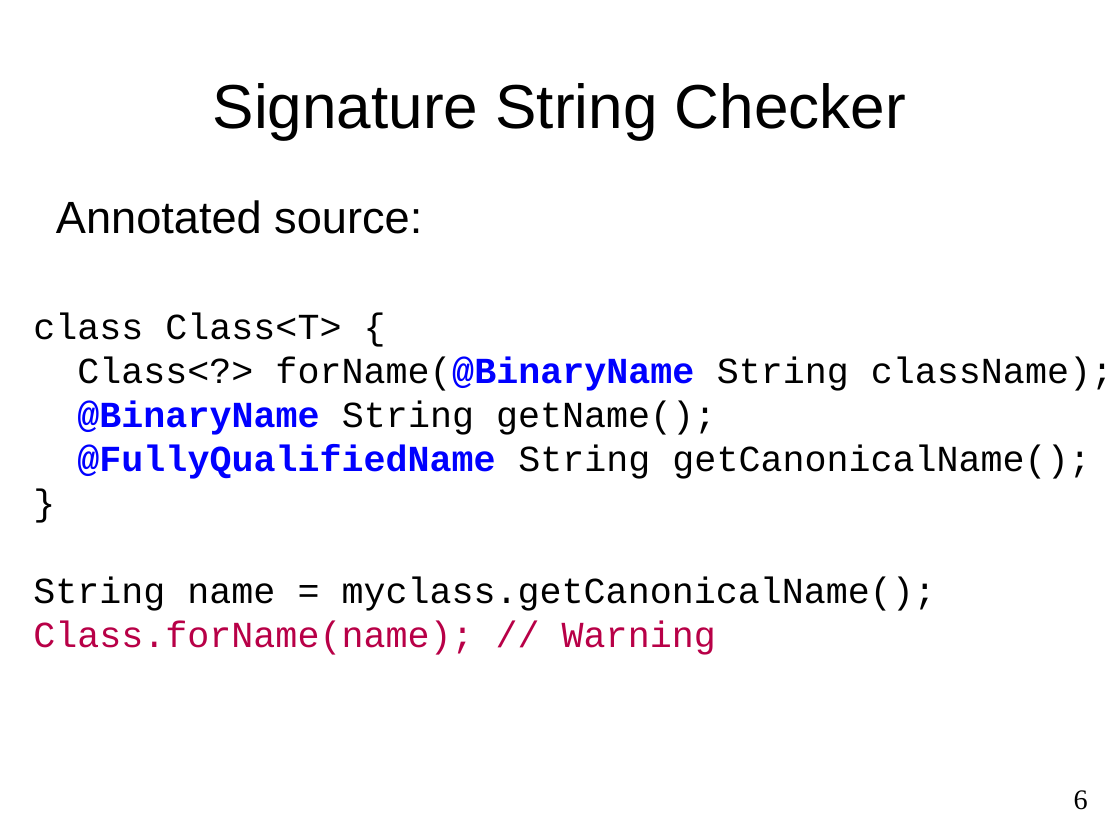
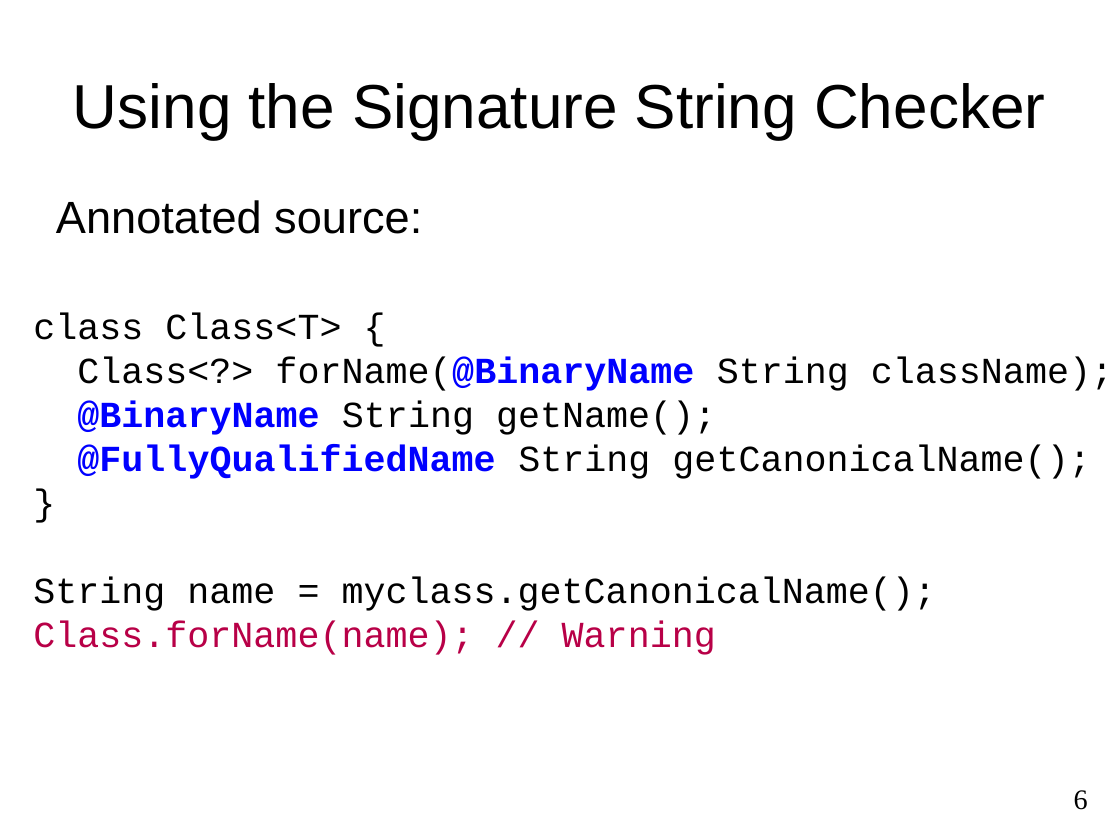
Before and after one commit to reprogrammer/checker-framework, a slide deck: slide 6 of demos/2011-OSBridge/usage.odp. Drawn at 1120x840 pixels with LibreOffice and Linux fonts; fonts in the diff are those of the drawing. Boxes give left, top, right and bottom in pixels: in the first picture for what was removed or moved away, otherwise in the second. Text is boxed around its words. In the diff, an @@ line names an element or a change of style, - is before the commit and + after.

```diff
--- a/demos/2011-OSBridge/usage.odp
+++ b/demos/2011-OSBridge/usage.odp
@@ title at bbox=[73, 83, 1045, 139]: text changed @@
-Signature String Checker
+Using the Signature String Checker
```
Also in this commit, not shown: 4 other slides changed, 2 other files.
